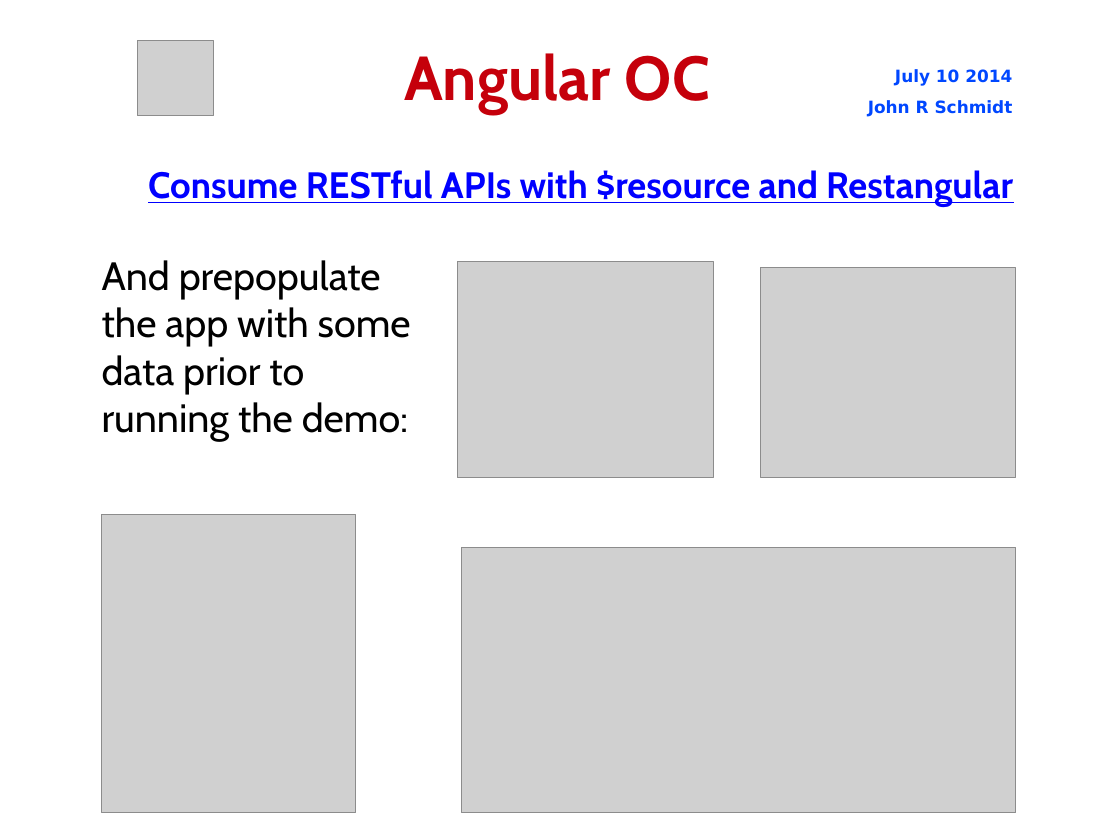
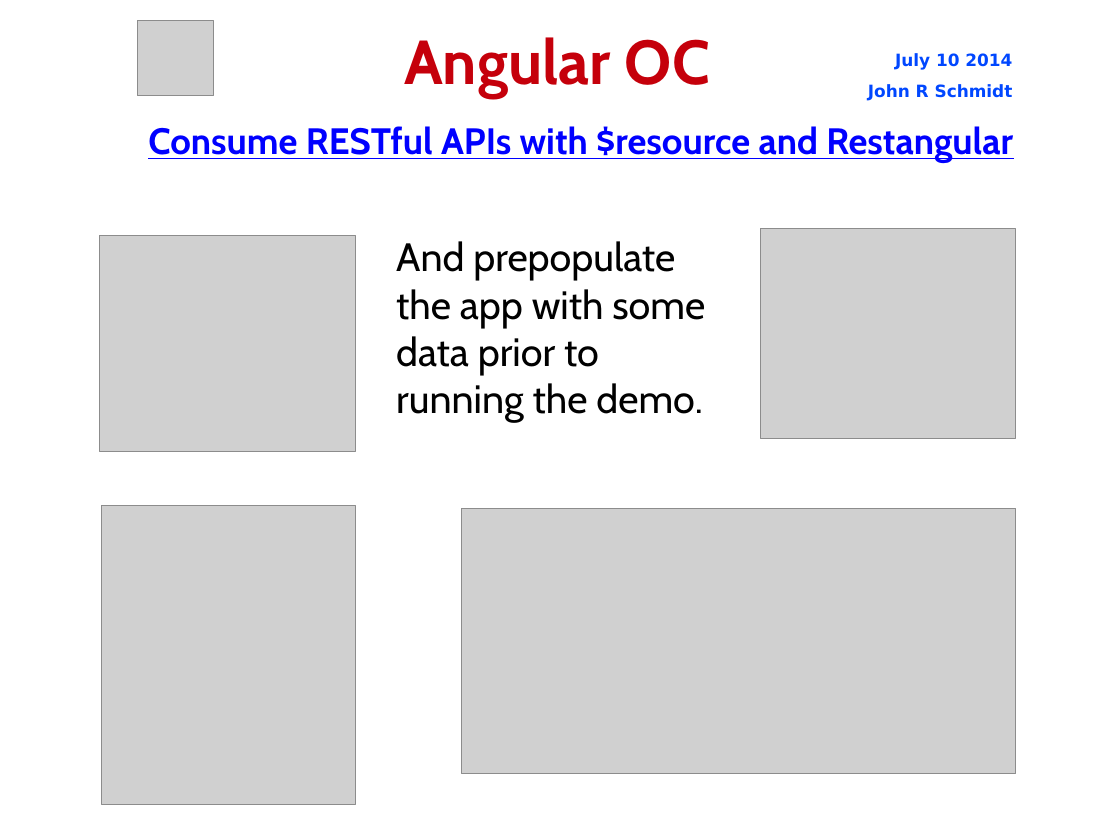
Before and after one commit to jrschmidt/fifa-angular-rest-demo, a slide deck: slide 13 of fifa.odp. Drawn at 1120x840 pixels with LibreOffice and Linux fonts; fonts in the diff are those of the drawing; grey boxes stand for pictures; background and template pictures are left out. Boxes give left, top, right and bottom in pixels: in the first picture for what was removed or moved away, otherwise in the second. Text is boxed around its words. In the diff, an @@ line names an element or a change of style, - is before the commit and + after.

```diff
--- a/fifa.odp
+++ b/fifa.odp
@@ picture moved from (x1=137, y1=41, x2=213, y2=116) to (x1=137, y1=20, x2=213, y2=96) @@
@@ title "Angular OC" moved from (x1=404, y1=53, x2=710, y2=113) to (x1=404, y1=37, x2=710, y2=97) @@
@@ text "July 10 2014" moved from (x1=868, y1=69, x2=1013, y2=117) to (x1=868, y1=53, x2=1013, y2=101) @@
@@ text "Consume RESTful APIs with $resource ..." moved from (x1=148, y1=170, x2=1013, y2=207) to (x1=148, y1=126, x2=1013, y2=163) @@
@@ picture moved from (x1=457, y1=262, x2=713, y2=478) to (x1=100, y1=235, x2=356, y2=450) @@
@@ picture moved from (x1=761, y1=268, x2=1016, y2=478) to (x1=761, y1=229, x2=1016, y2=438) @@
@@ subtitle at (x1=396, y1=241, x2=705, y2=423): text changed @@
-And prepopulate the app with some data prior to running the demo:
+And prepopulate the app with some data prior to running the demo.
@@ picture moved from (x1=102, y1=514, x2=356, y2=813) to (x1=102, y1=506, x2=356, y2=805) @@
@@ picture moved from (x1=461, y1=548, x2=1016, y2=813) to (x1=461, y1=508, x2=1016, y2=773) @@
```
Also in this commit, not shown: 16 other slides changed, 3 slides added, 12 other files.
